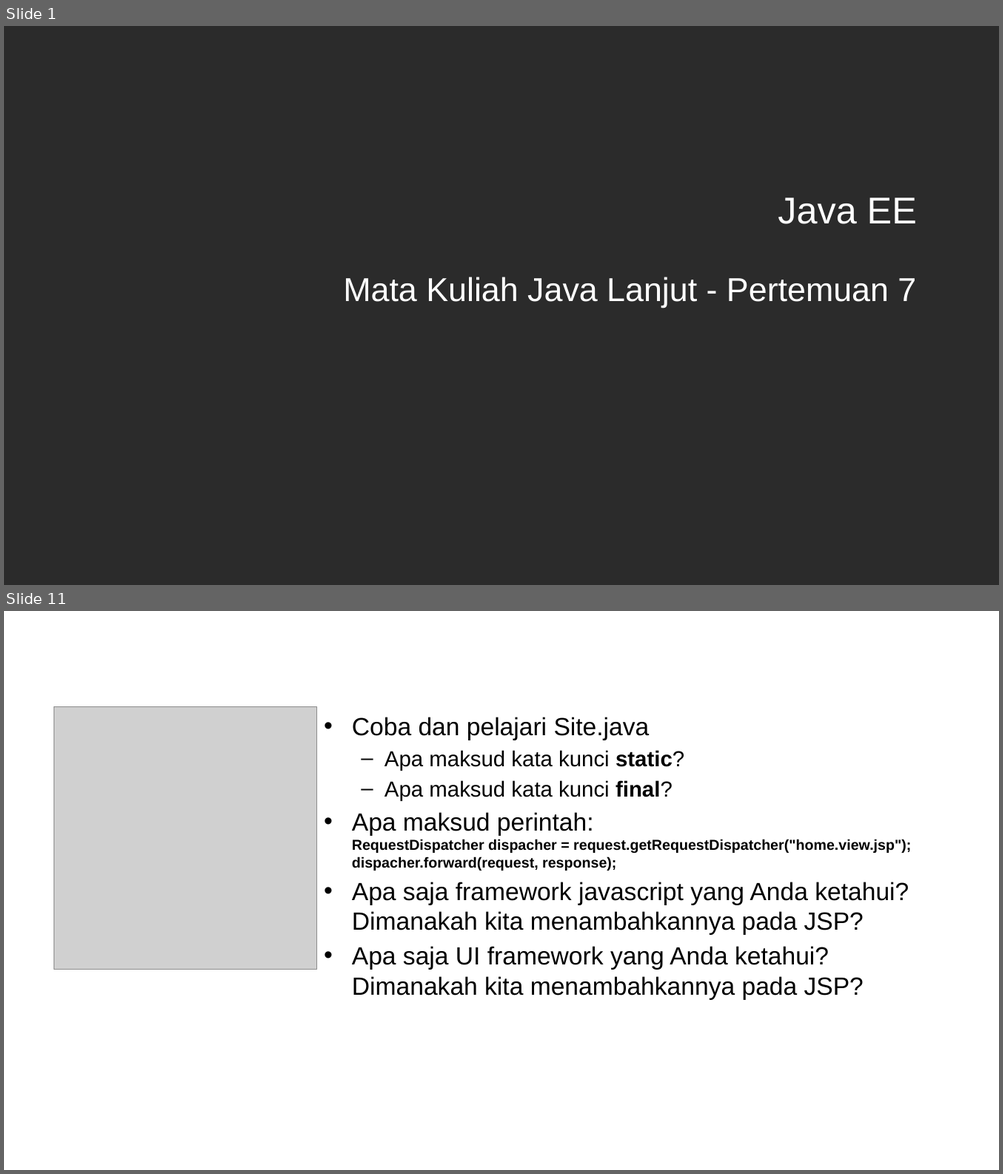
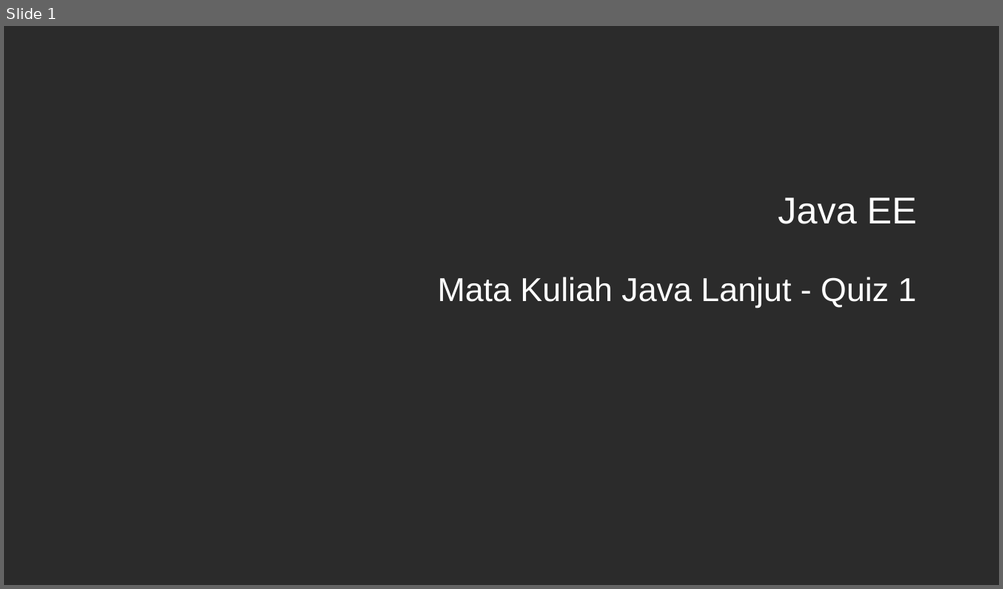
Before and after one commit to ruang-belajar/java-ee, a slide deck: docs/res/Java EE - Pertemuan 7.pptx. Shown one above the other, each under a label of ours: slides 1 and 11 before the commit, slide 1 after it; the slides between them are not shown. The pictures are 1003x1174 and 1003x589 pixels, drawn with LibreOffice and Linux fonts; fonts in the diff are those of the drawing; grey boxes stand for pictures; background and template pictures are left out; a plain dark background stands for a picture behind light text. Boxes give left, top, right and bottom in pixels: in the first picture for what was removed or moved away, otherwise in the second. Text is boxed around its words. In the diff, an @@ line names an element or a change of style, - is before the commit and + after.

```diff
--- a/docs/res/Java EE - Pertemuan 7.pptx
+++ b/docs/res/Java EE - Pertemuan 7.pptx
@@ slide 11 removed at box(4, 611, 999, 1170), background picture (left out) @@
@@ title removed at box(54, 627, 949, 675) @@
-Diskusi
@@ picture removed at box(54, 706, 316, 969) @@
@@ text removed at box(352, 717, 910, 1000) @@
-• Coba dan pelajari Site.java
-  – Apa maksud kata kunci static?
-  – Apa maksud kata kunci final?
-• Apa maksud perintah:
-  RequestDispatcher dispacher = request.getRequestDispatcher("home.view.jsp");
-  dispacher.forward(request, response);
-• Apa saja framework javascript yang Anda ketahui? Dimanakah kita menambahkannya pada JSP?
-• Apa saja UI framework yang Anda ketahui?
-  Dimanakah kita menambahkannya pada JSP?
@@ slide 1 changed as well @@
@@ subtitle at box(438, 277, 916, 308): text changed @@
-Mata Kuliah Java Lanjut - Pertemuan 7
+Mata Kuliah Java Lanjut - Quiz 1
```
Also in this commit, not shown: 3 slides added, 13 other slides removed, 4 other files.
